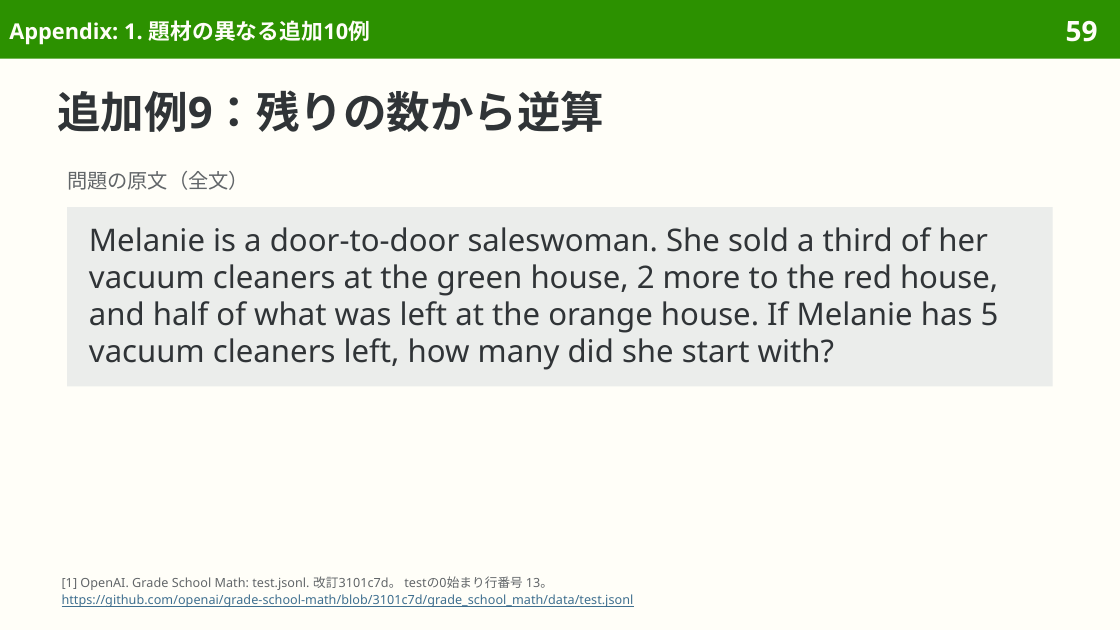
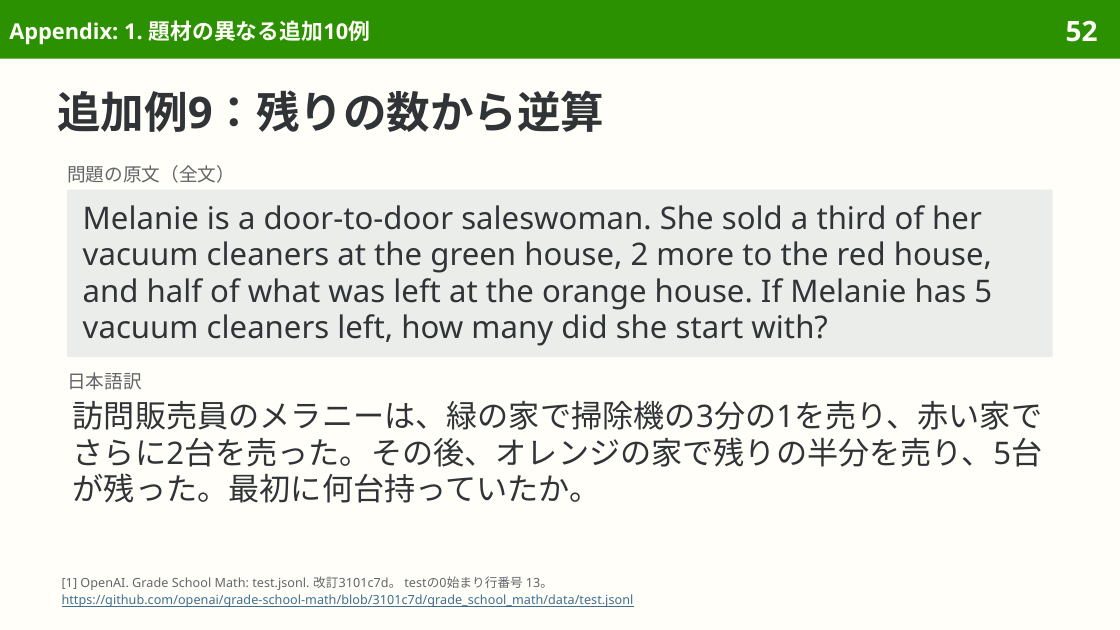
Before and after one commit to sasakiy84/datasets-in-10-minutes, a slide deck: slide 52 of slides/datasets-in-10-minutes-gsm8k.pptx (slide 59 before the commit). Drawn at 1120x630 pixels with LibreOffice and Linux fonts; fonts in the diff are those of the drawing. Boxes give left, top, right and bottom in pixels: in the first picture for what was removed or moved away, otherwise in the second. Text is boxed around its words. In the diff, an @@ line names an element or a change of style, - is before the commit and + after.

```diff
--- a/slides/datasets-in-10-minutes-gsm8k.pptx
+++ b/slides/datasets-in-10-minutes-gsm8k.pptx
@@ page number at box(1066, 20, 1098, 42): text changed @@
-59
+52
@@ text "問題の原文（全文）" at box(67, 165, 235, 183): size 13 to 12 pt @@
@@ rectangle "Melanie is a door-to-door saleswoman. ...": place and size @@
-rectangle "Melanie is a door-to-door saleswoman. ..." at box(67, 207, 1053, 386)
+rectangle "Melanie is a door-to-door saleswoman. ..." at box(67, 189, 1053, 356)
@@ rectangle "Melanie is a door-to-door saleswoman. ..." at box(67, 189, 1053, 356): line spacing 23.8pt to 23.4pt; vertical alignment middle to top @@
@@ text added at box(67, 372, 142, 390), 12 pt, text #626669 @@
+日本語訳
@@ text added at box(73, 401, 1043, 503), 20 pt, text #303437 @@
+訪問販売員のメラニーは、緑の家で掃除機の3分の1を売り、赤い家でさらに2台を売った。その後、オレンジの家で残りの半分を売り、5台が残った。最初に何台持っていたか。
```
Also in this commit, not shown: 21 other slides changed, 9 slides removed, 4 other files.
